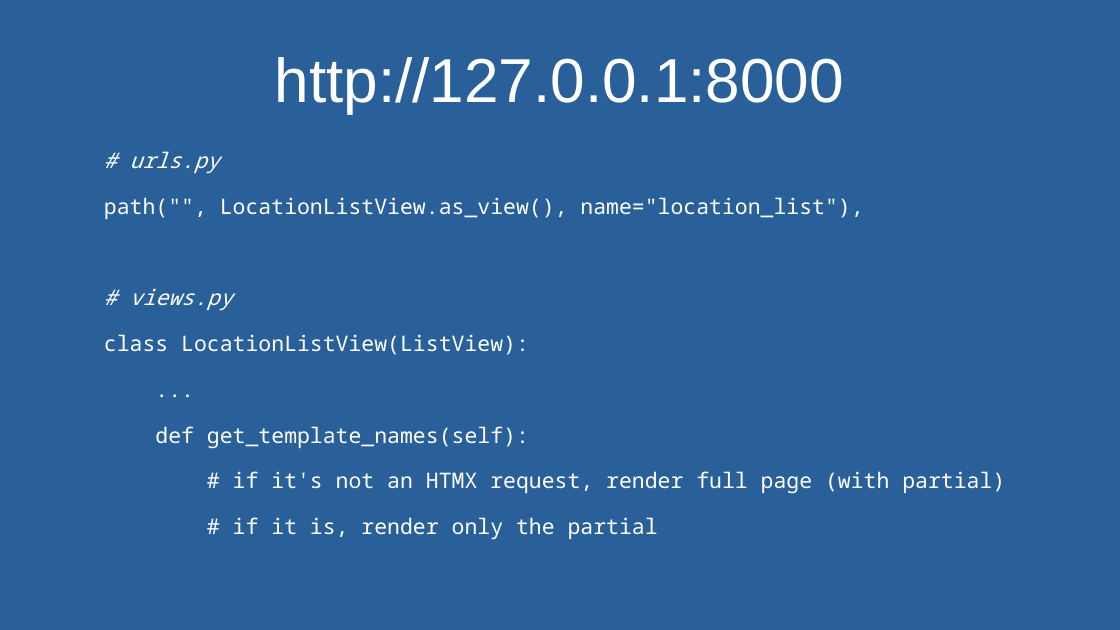
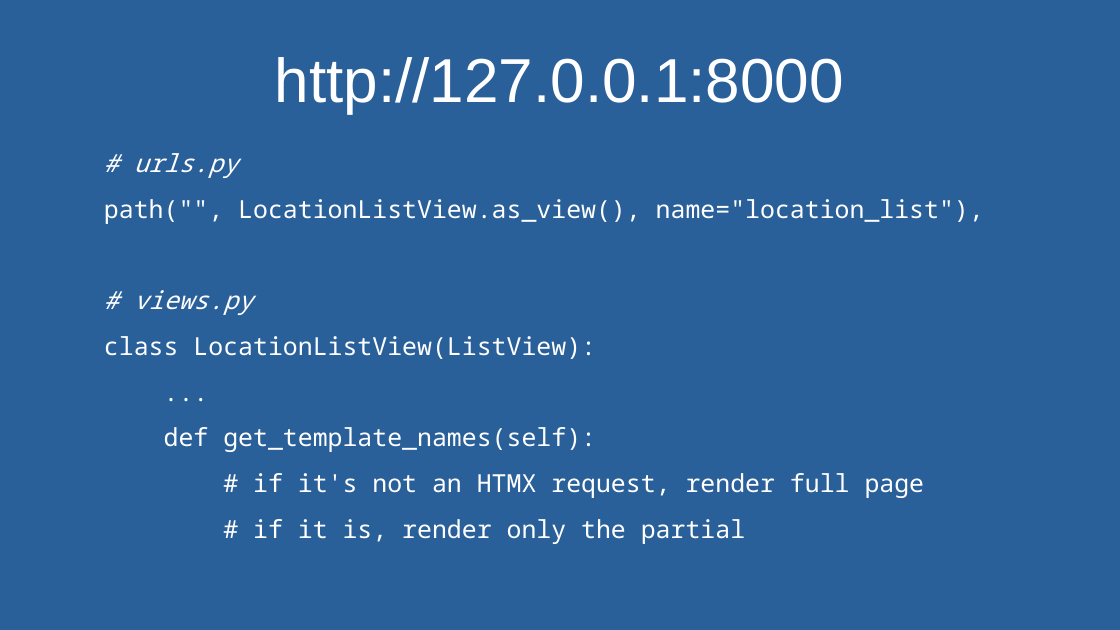
Before and after one commit to andywar65/map_swap_example, a slide deck: slide 10 of hypermedia_driven_maps.odp. Drawn at 1120x630 pixels with LibreOffice and Linux fonts; fonts in the diff are those of the drawing. Boxes give left, top, right and bottom in pixels: in the first picture for what was removed or moved away, otherwise in the second. Text is boxed around its words. In the diff, an @@ line names an element or a change of style, - is before the commit and + after.

```diff
--- a/hypermedia_driven_maps.odp
+++ b/hypermedia_driven_maps.odp
@@ text at box(104, 153, 984, 544): size 15.2 to 17.6 pt in "# urls.py", "path("", LocationListView.as_view(), name="location_list"),", "# views.py", "class LocationListView(ListView):" and 3 more places; less space between paragraphs @@
@@ text at box(253, 473, 925, 498): text changed; size 15.2 to 17.6 pt @@
-# if it's not an HTMX request, render full page (with partial)
+# if it's not an HTMX request, render full page
```
Also in this commit, not shown: 3 other slides changed, 8 slides added.
